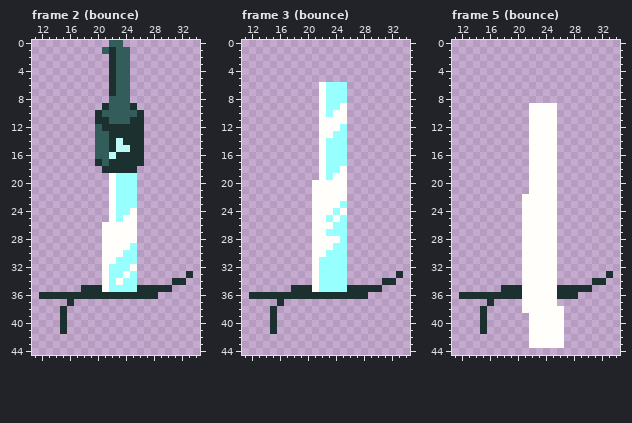
Two states of a pixel-art file, Assets/Resources/new aseprite/katana_simple.aseprite. That is the earlier state.
48x48 pixels, 9 frames. Colours within 5 levels of each other are drawn and written as one. Shown: frame 2 (bounce): x 11..34, y 0..44; frame 3 (bounce): x 11..34, y 0..44; frame 5 (bounce): x 11..34, y 0..44. The commit also changed other frames, which this record leaves out.
Now the later version:
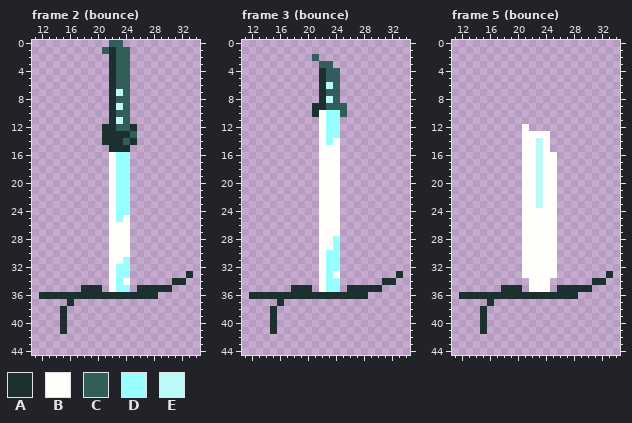
Palette (. is transparent): A #1c3030  B #fffefa  C #335d5b  D #98ffff  E #bcfafa
The exact change:
layer "katana Copy/pommeau" added
layer "katana Copy/lame" added
layer "katana Copy/glow" added
layer "katana/lame" removed
layer "katana/pommeau" removed
--- frame 2 (bounce)
@@ x 18..28 @@
  6 ....ACC....
- 7 ....ACC....
- 8 ....CCC....
- 9 ...ACCCA...
-10 ..ACCCCCA..
-11 ..AACCCAA..
-12 ..CAAAAAA..
-13 ..CCAAAAA..
-14 ..CCAEAAA..
-15 ..CCAEEAA..
-16 ..CCEAAAA..
-17 ..ACAAAAA..
-18 ...AAAAA...
-19 ....BDDD...
-20 ....BDDD...
-21 ....BDDD...
-22 ....BDDD...
-23 ....BDDD...
-24 ....BDDB...
-25 ....BDBB...
-26 ...BBBBB...
-27 ...BBBBB...
-28 ...BBBBB...
-29 ...BBBBD...
-30 ...BBBDD...
-31 ...BBDDD...
-32 ...BDDDB...
-33 ...BDDBD...
-34 ...BDBDD...
-35 AAABDDDDAAA
+ 7 ....AEC....
+ 8 ....ACC....
+ 9 ....AEC....
+10 ....ACC....
+11 ....AEC....
+12 ...AACCA...
+13 ...AAAAC...
+14 ...AAACA...
+15 ....AAA....
+16 ....BDD....
+17 ....BDD....
+18 ....BDD....
+19 ....BDD....
+20 ....BDD....
+21 ....BDD....
+22 ....BDD....
+23 ....BDD....
+24 ....BDD....
+25 ....BDB....
+26 ....BBB....
+27 ....BBB....
+28 ....BBB....
+29 ....BBB....
+30 ....BBB....
+31 ....BBD....
+32 ....BDD....
+33 ....BDD....
+34 ....BDB....
+35 AAA.BDD.AAA
 36 AAAAAAAAAAA
--- frame 3 (bounce)
@@ x 19..27 @@
  1 .........
- 2 .........
- 3 .........
- 4 .........
- 5 .........
- 6 ...BDDD..
- 7 ...BDDD..
- 8 ...BDDD..
- 9 ...BDDB..
-10 ...BDBB..
-11 ...BBBB..
-12 ...BBBD..
-13 ...BBDD..
-14 ...BDDD..
-15 ...BDDD..
-16 ...BDDD..
-17 ...BDDD..
-18 ...BDDB..
-19 ...BDBB..
-20 ..BBBBB..
-21 ..BBBBB..
-22 ..BBBBB..
-23 ..BBBBD..
-24 ..BBBDB..
-25 ..BBDBD..
-26 ..BBBDD..
-27 ..BBDDD..
-28 ..BBBBD..
-29 ..BBBDD..
-30 ..BBDDD..
-31 ..BDDDD..
-32 ..BDDDD..
-33 ..BDDDD..
-34 ..BDDDD..
-35 AABDDDDAA
+ 2 ..C......
+ 3 ...CC....
+ 4 ...ACC...
+ 5 ...ACC...
+ 6 ...AEC...
+ 7 ...ACC...
+ 8 ...AEC...
+ 9 ..AACCC..
+10 ..ABDDC..
+11 ...BDD...
+12 ...BDD...
+13 ...BDD...
+14 ...BDB...
+15 ...BBB...
+16 ...BBB...
+17 ...BBB...
+18 ...BBB...
+19 ...BBB...
+20 ...BBB...
+21 ...BBB...
+22 ...BBB...
+23 ...BBB...
+24 ...BBB...
+25 ...BBB...
+26 ...BBB...
+27 ...BBB...
+28 ...BBD...
+29 ...BBD...
+30 ...BDD...
+31 ...BDD...
+32 ...BDD...
+33 ...BDB...
+34 ...BDD...
+35 AA.BDD.AA
 36 AAAAAAAAA
--- frame 5 (bounce)
@@ x 19..27 @@
  8 .........
- 9 ...BBBB..
-10 ...BBBB..
-11 ...BBBB..
-12 ...BBBB..
-13 ...BBBB..
-14 ...BBBB..
-15 ...BBBB..
-16 ...BBBB..
-17 ...BBBB..
-18 ...BBBB..
-19 ...BBBB..
-20 ...BBBB..
-21 ...BBBB..
-22 ..BBBBB..
-23 ..BBBBB..
+ 9 .........
+10 .........
+11 .........
+12 ..B......
+13 ..BBBB...
+14 ..BBEB...
+15 ..BBEB...
+16 ..BBEBB..
+17 ..BBEBB..
+18 ..BBEBB..
+19 ..BBEBB..
+20 ..BBEBB..
+21 ..BBEBB..
+22 ..BBEBB..
+23 ..BBEBB..
 24 ..BBBBB..
@@ x 19..28 @@
 33 ..BBBBB...
-34 ..BBBBB...
-35 AABBBBBAAA
-36 AABBBBBAAA
-37 ..BBBBB...
-38 ..BBBBBB..
-39 ...BBBBB..
-40 ...BBBBB..
-41 ...BBBBB..
-42 ...BBBBB..
-43 ...BBBBB..
+34 ...BBB....
+35 AA.BBB.AAA
+36 AAAAAAAAAA
+37 ..........
+38 ..........
+39 ..........
+40 ..........
+41 ..........
+42 ..........
+43 ..........
 44 ..........
